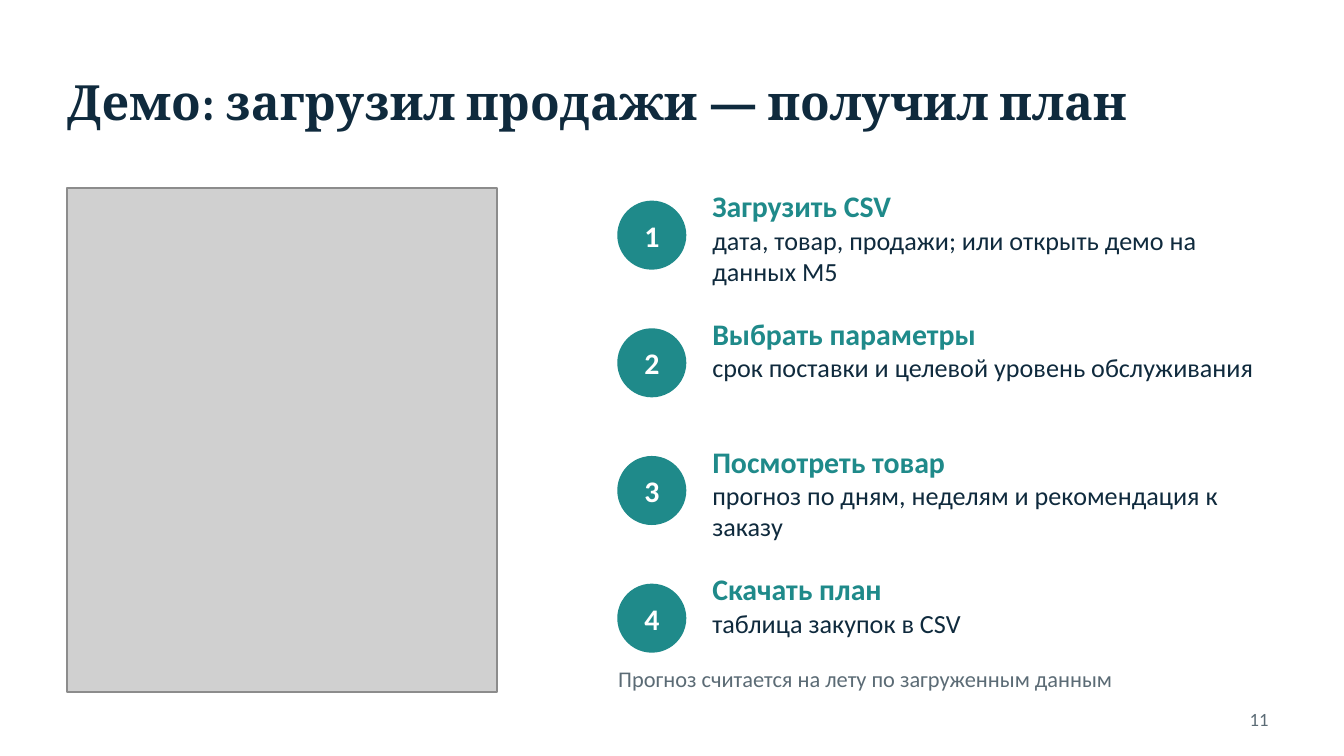
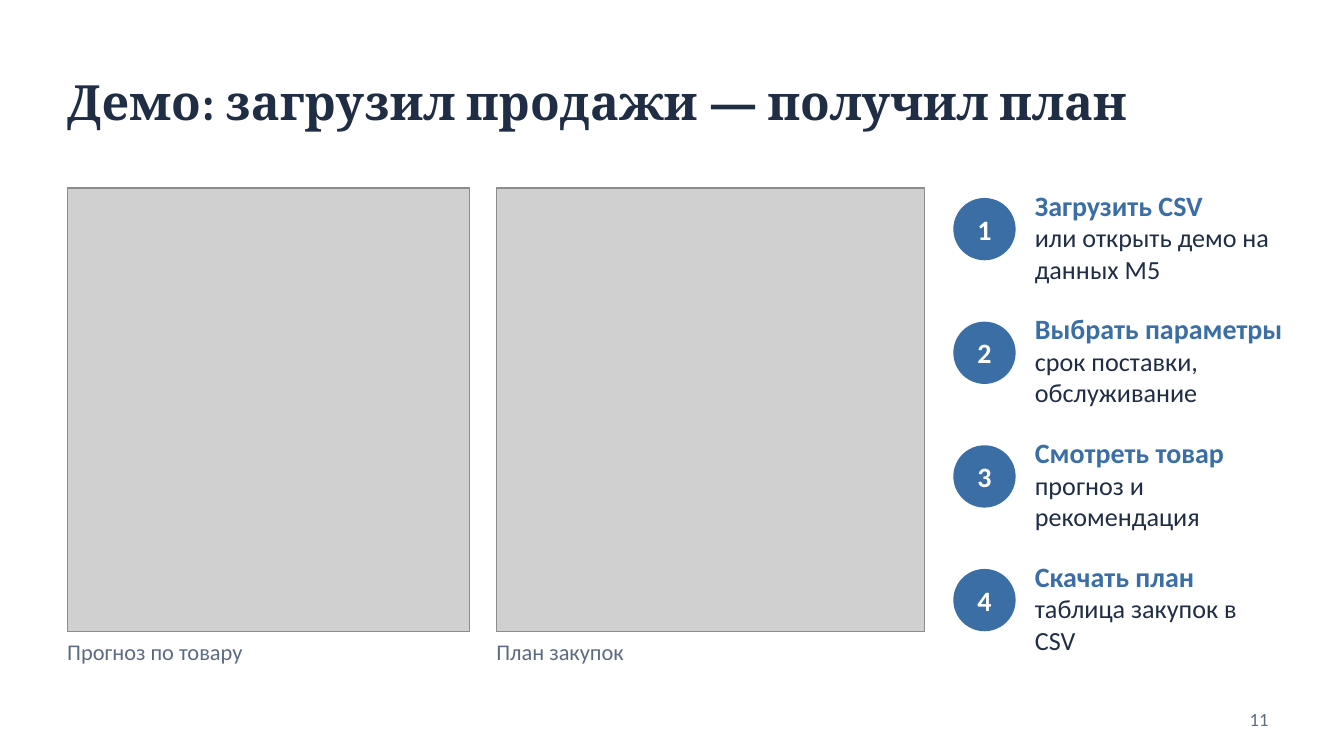
Before and after one commit to Alishershayakhmetov/demand-analyzer, a slide deck: slide 11 of docs/Demand_Copilot_slides.pptx. Drawn at 1344x756 pixels with LibreOffice and Linux fonts; fonts in the diff are those of the drawing; grey boxes stand for pictures. Boxes give left, top, right and bottom in pixels: in the first picture for what was removed or moved away, otherwise in the second. Text is boxed around its words. In the diff, an @@ line names an element or a change of style, - is before the commit and + after.

Commit message:
App: light theme, fixed right panel, no Deploy button or menu; light slide palette and new screenshots in report and deck

```diff
--- a/docs/Demand_Copilot_slides.pptx
+++ b/docs/Demand_Copilot_slides.pptx
@@ title "Демо: загрузил продажи — получил ..." at (67,85,1126,132): text colour #0F2A3D to #1F2D45 @@
@@ picture: place and size @@
-picture at (67,188,497,692)
+picture at (67,188,469,632)
@@ picture added at (496,188,923,632) @@
@@ ellipse removed at (618,202,685,269) @@
@@ text "1": place and size @@
-text "1" at (644,227,659,247)
+text "1" at (977,222,991,240)
@@ ellipse: place and size @@
-ellipse at (618,329,685,396)
+ellipse at (954,199,1015,259)
@@ text at (1035,197,1202,221): size 16 to 15 pt, text colour #1F8A8A to #3A6EA5 in "Загрузить CSV" @@
@@ text "Загрузить CSV": place and size @@
-text "Загрузить CSV" at (712,197,1197,286)
+text "Загрузить CSV" at (1035,197,1269,284)
@@ text at (1035,234,1269,284): text changed; text colour #0F2A3D to #1F2D45 @@
-дата, товар, продажи; или открыть демо на данных M5
+или открыть демо на данных M5
@@ text "2": place and size @@
-text "2" at (644,354,659,374)
+text "2" at (977,344,991,363)
@@ ellipse: place and size @@
-ellipse at (618,457,685,524)
+ellipse at (954,323,1015,383)
@@ text at (1035,319,1282,344): size 16 to 15 pt, text colour #1F8A8A to #3A6EA5 in "Выбрать параметры" @@
@@ text "Выбрать параметры": place and size @@
-text "Выбрать параметры" at (712,324,1253,382)
+text "Выбрать параметры" at (1035,319,1282,407)
@@ text at (1035,358,1197,407): text changed; text colour #0F2A3D to #1F2D45 @@
-срок поставки и целевой уровень обслуживания
+срок поставки, обслуживание
@@ text "3": place and size @@
-text "3" at (644,482,659,502)
+text "3" at (977,468,991,487)
@@ fill #1F8A8A to #3A6EA5; outline #1F8A8A 1 pt to #3A6EA5 1 pt in 3 elements at (954,199,1015,259), (954,323,1015,383), (954,446,1015,507) @@
@@ ellipse: place and size @@
-ellipse at (618,585,685,652)
+ellipse at (954,446,1015,507)
@@ text at (1035,444,1224,531): text changed; text colour #0F2A3D to #1F2D45 @@
-Посмотреть товар
-прогноз по дням, неделям и рекомендация к заказу
+Смотреть товар
+прогноз и рекомендация
@@ text "Скачать план": place and size @@
-text "Скачать план" at (712,580,961,638)
+text "Скачать план" at (1035,568,1237,650)
@@ text "Скачать план" at (1035,568,1237,650): size 16 to 15 pt, text colour #1F8A8A to #3A6EA5 in "Скачать план"; text colour #0F2A3D to #1F2D45 in "таблица закупок в CSV" @@
@@ size 16 to 15 pt in 4 elements at (977,222,991,240), (977,344,991,363), (977,468,991,487), (977,593,991,611) @@
@@ text "4": place and size @@
-text "4" at (644,610,659,630)
+text "4" at (977,593,991,611)
@@ ellipse added at (954,570,1015,630), fill #3A6EA5, outline #3A6EA5 1 pt @@
@@ text added at (67,645,242,664), 12 pt, text #5D6B82 @@
+Прогноз по товару
@@ text added at (496,645,623,664), 12 pt, text #5D6B82 @@
+План закупок
@@ text removed at (618,672,1112,691) @@
-Прогноз считается на лету по загруженным данным
```
Also in this commit, not shown: 12 other slides changed, 12 other files.
